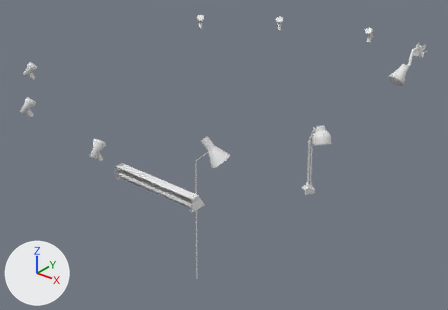
The FBX model Assets/_Assets/Models/Background/Lights_01.fbx as it was, and as the next commit left it.
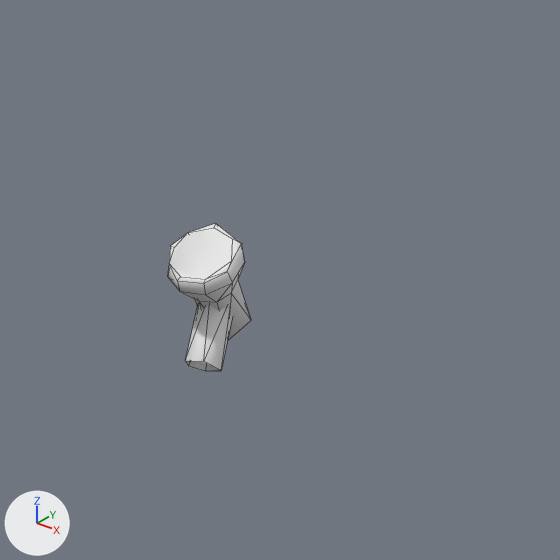
The first picture shows the older version from a camera (50 mm lens) standing at (27.7, -33.5, 35.9) and looking at (0.2, 0.9, 14.6). The close-ups show the older and then the newer version on the part from 77% to 91% of the width and 1% to 20% of the height of that picture. Only the edits that show in the close-ups are written down. Arrows for +X, +Y and +Z are at lower left; the lights stay in place. The close-ups show mesh edges as thin lines. Materials are left out; every surface is plain grey. Where no turn or scale is listed for an object, it has been applied to the vertices. Vertices at exactly the same position are counted once.

In view in the first close-up: 'domeLights'.
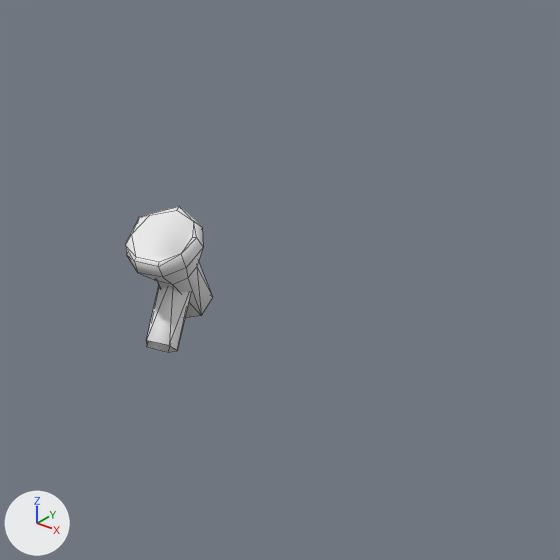
Patch to the scene script:
```diff
--- a/Assets/_Assets/Models/Background/Lights_01.fbx.py
+++ b/Assets/_Assets/Models/Background/Lights_01.fbx.py
@@ me_cylinder_117 @@
 # used by ob_domelights; location = (-2.33, -0.009, 22.1)
-me_cylinder_117.from_pydata(...)  # 274 vertices, 328 faces; spans x -7.5..7.5, y -15.4..15.4, z -0.7..0.7
+me_cylinder_117.from_pydata(...)  # 278 vertices, 328 faces; spans x -7.3..7.3, y -15.5..15.5, z -0.6..0.7
+# me_cylinder_117 part 1: the loose piece of 36 vertices spanning x -1.5..-0.6, y 13.0..13.9, z -0.5..0.6 is copied, and the copy is multiplied about its middle by the matrix ((-0.827, -0.559, -0.055), (-0.559, 0.829, -0.016), (-0.055, -0.018, 0.998)), then moved by (7.8, 1.4, 0.1); it spans x 6.4..7.1, y 14.4..15.5, z -0.4..0.7
+# me_cylinder_117 part 2: the loose piece of 36 vertices spanning x 6.8..7.5, y 14.4..15.4, z -0.5..0.6 is deleted
+# me_cylinder_117 part 3: the loose piece of 10 vertices spanning x 7.0..7.4, y 14.6..15.1, z -0.7..0.0 is deleted
+# me_cylinder_117 part 4: 10 vertices added at x 6.6..6.9, y 14.7..15.2, z -0.6..0.1
+# other edits to the shape of me_cylinder_117 do not show in these pictures
```

Boxes (x1, y1, x2, y2) around the edits, measured in the close-ups (560 x 560 px):
'domeLights', reshaped
    before: (168, 223, 251, 371)
    after: (125, 206, 213, 352)
part 1 of me_cylinder_117, added
    after: (125, 206, 213, 318)
part 2 of me_cylinder_117, deleted
    before: (168, 223, 251, 340)
part 3 of me_cylinder_117, deleted
    before: (185, 305, 232, 371)
part 4 of me_cylinder_117, added
    after: (146, 287, 190, 352)
